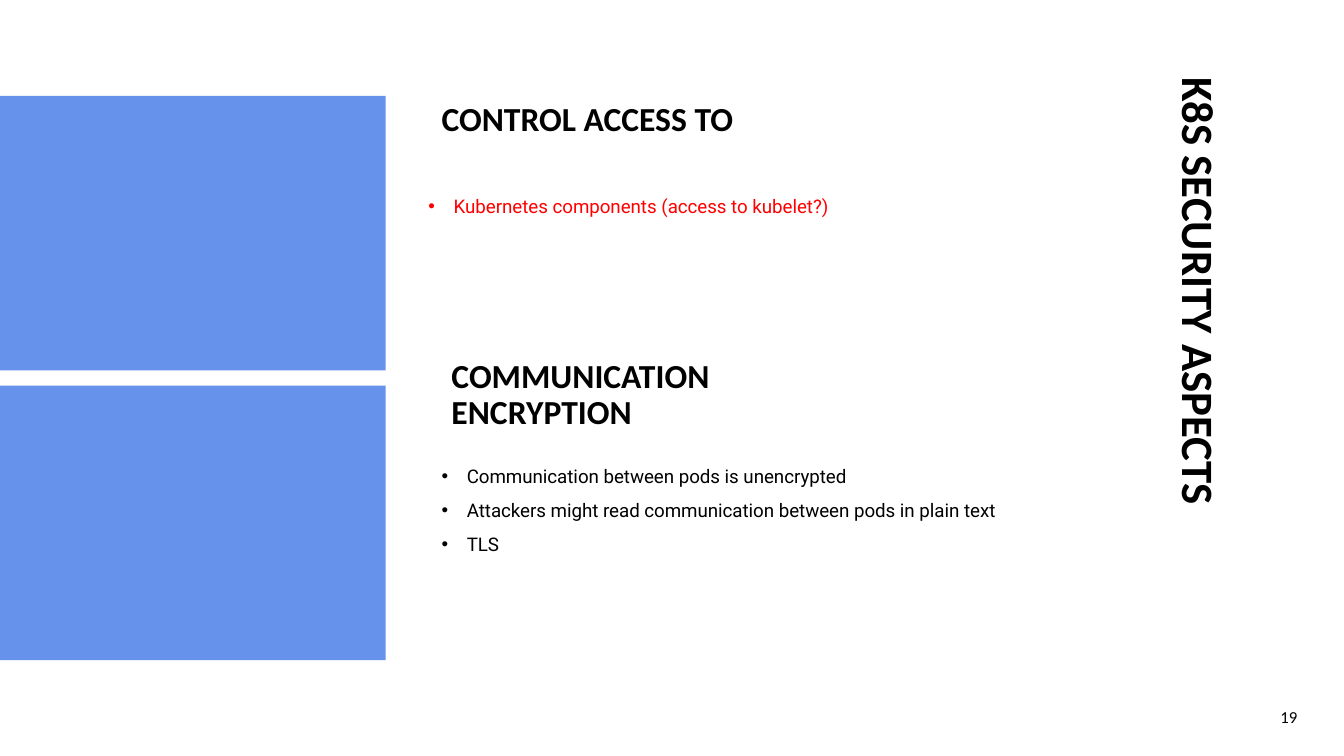
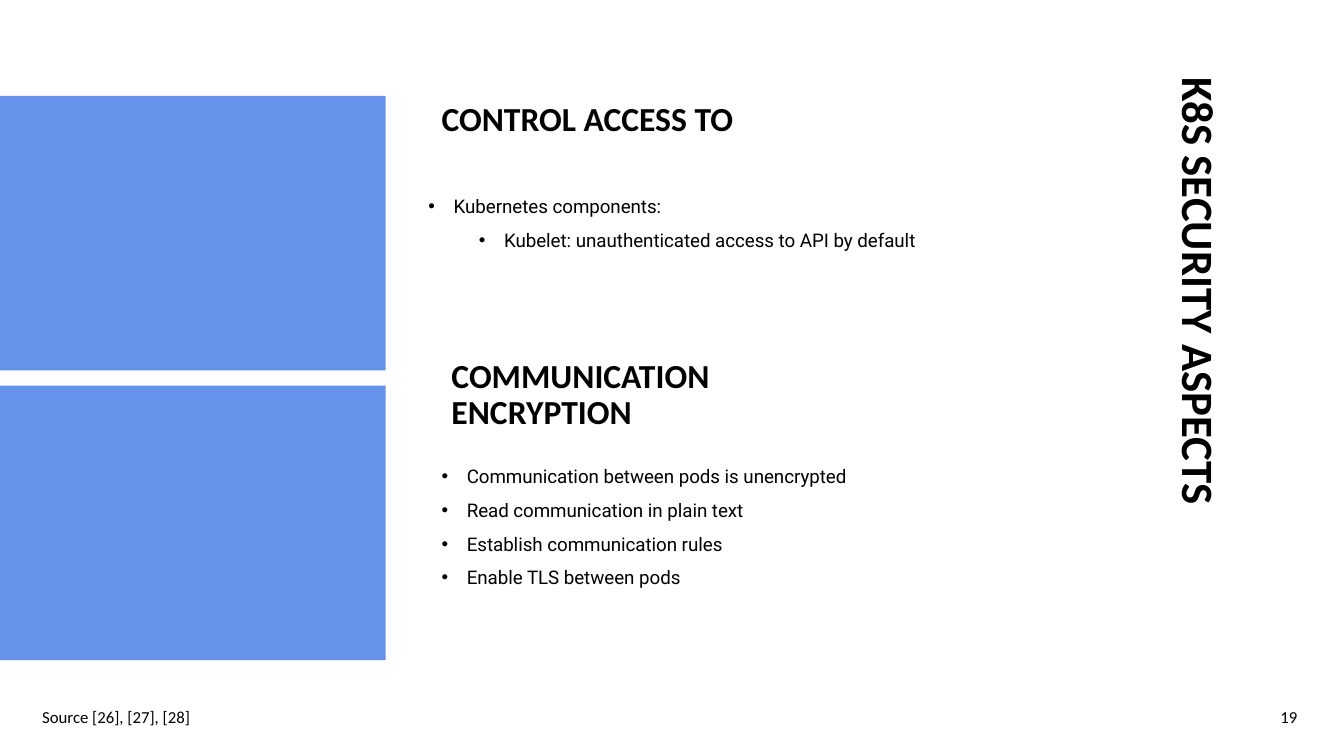
Before and after one commit to sebivenlo/esde_kubernetes_2022, a slide deck: slide 25 of Presentation/Kubernetes.pptx. Drawn at 1344x756 pixels with LibreOffice and Linux fonts; fonts in the diff are those of the drawing. Boxes give left, top, right and bottom in pixels: in the first picture for what was removed or moved away, otherwise in the second. Text is boxed around its words. In the diff, an @@ line names an element or a change of style, - is before the commit and + after.

```diff
--- a/Presentation/Kubernetes.pptx
+++ b/Presentation/Kubernetes.pptx
@@ subtitle at bbox=[454, 199, 915, 251]: text changed; text colour #FF0000 to #000000 @@
-• Kubernetes components (access to kubelet?)
+• Kubernetes components:
+  • Kubelet: unauthenticated access to API by default
@@ subtitle at bbox=[467, 503, 743, 588]: text changed @@
-• Attackers might read communication between pods in plain text
-• TLS
+• Read communication in plain text
+• Establish communication rules
+• Enable TLS between pods
@@ text added at bbox=[42, 711, 190, 726], 12 pt, text #000000 @@
+Source [26], [27], [28]
```
Also in this commit, not shown: 6 other slides changed, 1 other file.
